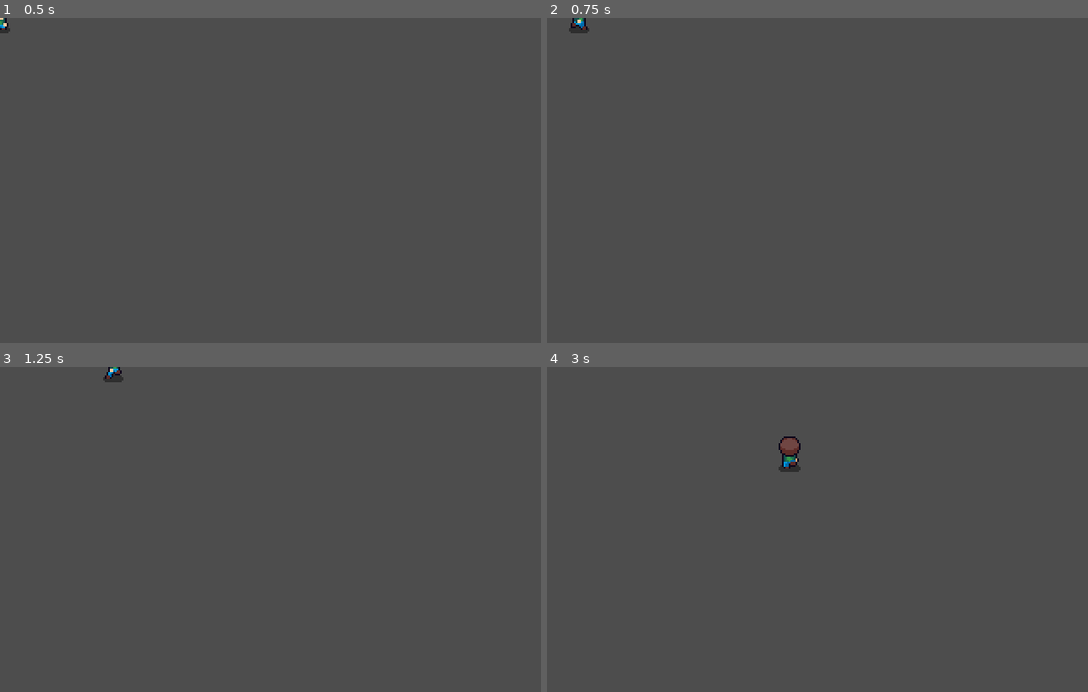
Above: before the commit, frames 1-4 (two rows, left to right).
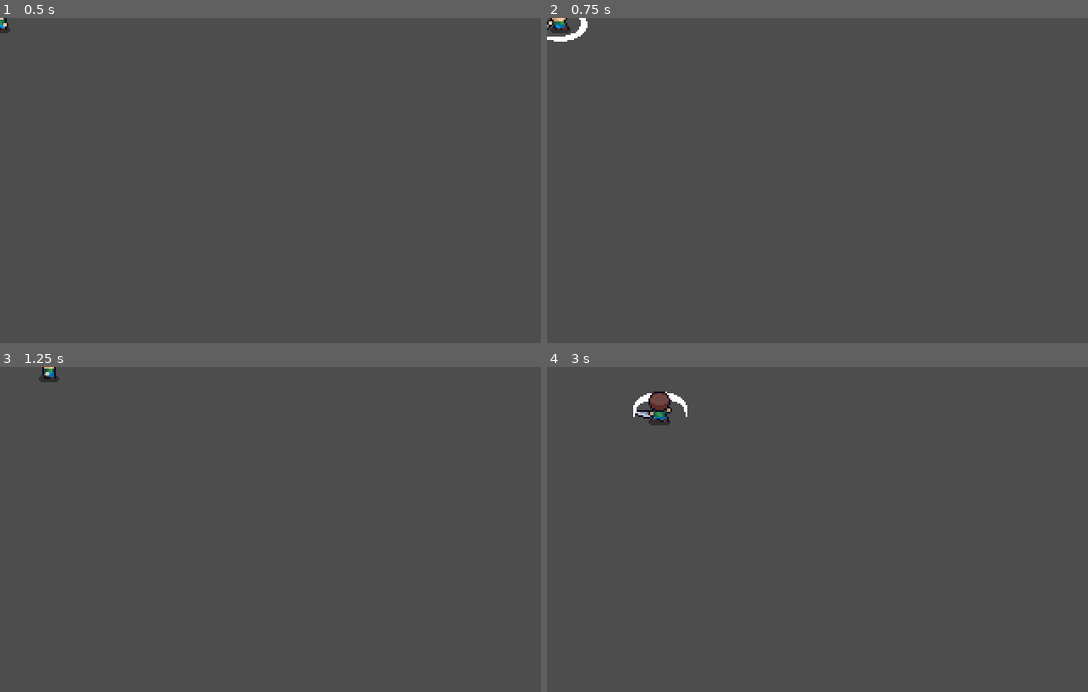
Above: after the commit, the same moments.

Repository: VictorPrazeres/swordFantasy
Game: Godot game, scene res://player/player.tscn
The game is run twice, just before and just after one commit, with the same random seed, the same clock (stepped at 60 frames per second) and the same inputs. The project has no main scene, so this scene is started directly.
Inputs (mouse positions are in pixels of both pictures, inside the frame that each line leads up to):
- Up to frame 1 (0.5 s): no input
- Up to frame 2 (0.75 s): tap Enter at 0.5 s; move the mouse to (936, 164) at 0.52 s; hold D (move_right) from 0.53 s (still down); click (936, 164) at 0.6 s
- Up to frame 3 (1.25 s): keep holding D (move_right)
- Up to frame 4 (3 s): move the mouse to (709, 545) at 1.27 s; release D (move_right) at 1.28 s; hold S (move_down) 1.28-2.03 s; click (709, 545) at 1.35 s; move the mouse to (871, 458) at 2.02 s; hold D (move_right) 2.03-2.78 s; click (871, 458) at 2.1 s; move the mouse to (790, 594) at 2.77 s; hold W (move_up) from 2.78 s (still down); click (790, 594) at 2.85 s

Frame 1 is identical in both runs. In frame 2, 0.4% of the frame differs, in the area x 0-8%, y 0-8%; in frame 3, 0.3%; in frame 4, 1.0%, in the area x 15-47%, y 7-33%.

Commit message:
feat(player): add sword attack action
Configure input bindings and combat logic to allow the player to perform
a sword attack action.

Diff:
--- a/player/player.gd
+++ b/player/player.gd
@@ -2,7 +2,9 @@
 
 @export var _movement_velocity: float = 128.0
 @export var _player_animator: AnimationPlayer
+@export var _action_timer: Timer
 
+var _can_attack: bool = true
 var _animation_suffix: String = "_down"
 
 func _physics_process(_delta: float) -> void:
@@ -14,6 +16,7 @@
 	move_and_slide()
 
 	_animation_suffix = _character_suffix()
+	_attack()
 	_animate()
 
 
@@ -36,8 +39,23 @@
 	return _animation_suffix
 
 
-func _animate():
+func _attack() -> void:
+	if Input.is_action_just_pressed("attack") and _can_attack:
+		_player_animator.play("attack" + _animation_suffix)
+		_action_timer.start(0.4)
+		_can_attack = false
+		set_physics_process(false)
+
+
+func _animate() -> void:
+	if _can_attack == false:
+		return
 	if velocity:
 		_player_animator.play("walking" + _animation_suffix)
 		return
 	_player_animator.play("idle" + _animation_suffix)
+
+
+func _on_action_timer_timeout() -> void:
+	set_physics_process(true)
+	_can_attack = true
--- a/player/player.tscn
+++ b/player/player.tscn
@@ -594,9 +594,273 @@
 "values": [false]
 }
 
+[sub_resource type="Animation" id="Animation_fei1w"]
+resource_name = "attack_down"
+length = 0.4
+step = 0.1
+tracks/0/type = "value"
+tracks/0/imported = false
+tracks/0/enabled = true
+tracks/0/path = NodePath("Texture:hframes")
+tracks/0/interp = 1
+tracks/0/loop_wrap = true
+tracks/0/keys = {
+"times": PackedFloat32Array(0),
+"transitions": PackedFloat32Array(1),
+"update": 1,
+"values": [6]
+}
+tracks/1/type = "value"
+tracks/1/imported = false
+tracks/1/enabled = true
+tracks/1/path = NodePath("Texture:vframes")
+tracks/1/interp = 1
+tracks/1/loop_wrap = true
+tracks/1/keys = {
+"times": PackedFloat32Array(0),
+"transitions": PackedFloat32Array(1),
+"update": 1,
+"values": [10]
+}
+tracks/2/type = "value"
+tracks/2/imported = false
+tracks/2/enabled = true
+tracks/2/path = NodePath("Texture:texture")
+tracks/2/interp = 1
+tracks/2/loop_wrap = true
+tracks/2/keys = {
+"times": PackedFloat32Array(0),
+"transitions": PackedFloat32Array(1),
+"update": 1,
+"values": [ExtResource("2_4umdh")]
+}
+tracks/3/type = "value"
+tracks/3/imported = false
+tracks/3/enabled = true
+tracks/3/path = NodePath("Texture:frame")
+tracks/3/interp = 1
+tracks/3/loop_wrap = true
+tracks/3/keys = {
+"times": PackedFloat32Array(0, 0.1, 0.2, 0.3),
+"transitions": PackedFloat32Array(1, 1, 1, 1),
+"update": 1,
+"values": [36, 37, 38, 39]
+}
+tracks/4/type = "value"
+tracks/4/imported = false
+tracks/4/enabled = true
+tracks/4/path = NodePath("Texture:flip_h")
+tracks/4/interp = 1
+tracks/4/loop_wrap = true
+tracks/4/keys = {
+"times": PackedFloat32Array(0),
+"transitions": PackedFloat32Array(1),
+"update": 1,
+"values": [false]
+}
+
+[sub_resource type="Animation" id="Animation_7c3ho"]
+resource_name = "attack_right"
+length = 0.4
+step = 0.1
+tracks/0/type = "value"
+tracks/0/imported = false
+tracks/0/enabled = true
+tracks/0/path = NodePath("Texture:hframes")
+tracks/0/interp = 1
+tracks/0/loop_wrap = true
+tracks/0/keys = {
+"times": PackedFloat32Array(0),
+"transitions": PackedFloat32Array(1),
+"update": 1,
+"values": [6]
+}
+tracks/1/type = "value"
+tracks/1/imported = false
+tracks/1/enabled = true
+tracks/1/path = NodePath("Texture:vframes")
+tracks/1/interp = 1
+tracks/1/loop_wrap = true
+tracks/1/keys = {
+"times": PackedFloat32Array(0),
+"transitions": PackedFloat32Array(1),
+"update": 1,
+"values": [10]
+}
+tracks/2/type = "value"
+tracks/2/imported = false
+tracks/2/enabled = true
+tracks/2/path = NodePath("Texture:texture")
+tracks/2/interp = 1
+tracks/2/loop_wrap = true
+tracks/2/keys = {
+"times": PackedFloat32Array(0),
+"transitions": PackedFloat32Array(1),
+"update": 1,
+"values": [ExtResource("2_4umdh")]
+}
+tracks/3/type = "value"
+tracks/3/imported = false
+tracks/3/enabled = true
+tracks/3/path = NodePath("Texture:frame")
+tracks/3/interp = 1
+tracks/3/loop_wrap = true
+tracks/3/keys = {
+"times": PackedFloat32Array(0, 0.1, 0.2, 0.3),
+"transitions": PackedFloat32Array(1, 1, 1, 1),
+"update": 1,
+"values": [42, 43, 44, 45]
+}
+tracks/4/type = "value"
+tracks/4/imported = false
+tracks/4/enabled = true
+tracks/4/path = NodePath("Texture:flip_h")
+tracks/4/interp = 1
+tracks/4/loop_wrap = true
+tracks/4/keys = {
+"times": PackedFloat32Array(0),
+"transitions": PackedFloat32Array(1),
+"update": 1,
+"values": [false]
+}
+
+[sub_resource type="Animation" id="Animation_g0hiu"]
+resource_name = "attack_left"
+length = 0.4
+step = 0.1
+tracks/0/type = "value"
+tracks/0/imported = false
+tracks/0/enabled = true
+tracks/0/path = NodePath("Texture:hframes")
+tracks/0/interp = 1
+tracks/0/loop_wrap = true
+tracks/0/keys = {
+"times": PackedFloat32Array(0),
+"transitions": PackedFloat32Array(1),
+"update": 1,
+"values": [6]
+}
+tracks/1/type = "value"
+tracks/1/imported = false
+tracks/1/enabled = true
+tracks/1/path = NodePath("Texture:vframes")
+tracks/1/interp = 1
+tracks/1/loop_wrap = true
+tracks/1/keys = {
+"times": PackedFloat32Array(0),
+"transitions": PackedFloat32Array(1),
+"update": 1,
+"values": [10]
+}
+tracks/2/type = "value"
+tracks/2/imported = false
+tracks/2/enabled = true
+tracks/2/path = NodePath("Texture:texture")
+tracks/2/interp = 1
+tracks/2/loop_wrap = true
+tracks/2/keys = {
+"times": PackedFloat32Array(0),
+"transitions": PackedFloat32Array(1),
+"update": 1,
+"values": [ExtResource("2_4umdh")]
+}
+tracks/3/type = "value"
+tracks/3/imported = false
+tracks/3/enabled = true
+tracks/3/path = NodePath("Texture:frame")
+tracks/3/interp = 1
+tracks/3/loop_wrap = true
+tracks/3/keys = {
+"times": PackedFloat32Array(0, 0.1, 0.2, 0.3),
+"transitions": PackedFloat32Array(1, 1, 1, 1),
+"update": 1,
+"values": [42, 43, 44, 45]
+}
+tracks/4/type = "value"
+tracks/4/imported = false
+tracks/4/enabled = true
+tracks/4/path = NodePath("Texture:flip_h")
+tracks/4/interp = 1
+tracks/4/loop_wrap = true
+tracks/4/keys = {
+"times": PackedFloat32Array(0),
+"transitions": PackedFloat32Array(1),
+"update": 1,
+"values": [true]
+}
+
+[sub_resource type="Animation" id="Animation_qfba6"]
+resource_name = "attack_up"
+length = 0.4
+step = 0.1
+tracks/0/type = "value"
+tracks/0/imported = false
+tracks/0/enabled = true
+tracks/0/path = NodePath("Texture:hframes")
+tracks/0/interp = 1
+tracks/0/loop_wrap = true
+tracks/0/keys = {
+"times": PackedFloat32Array(0),
+"transitions": PackedFloat32Array(1),
+"update": 1,
+"values": [6]
+}
+tracks/1/type = "value"
+tracks/1/imported = false
+tracks/1/enabled = true
+tracks/1/path = NodePath("Texture:vframes")
+tracks/1/interp = 1
+tracks/1/loop_wrap = true
+tracks/1/keys = {
+"times": PackedFloat32Array(0),
+"transitions": PackedFloat32Array(1),
+"update": 1,
+"values": [10]
+}
+tracks/2/type = "value"
+tracks/2/imported = false
+tracks/2/enabled = true
+tracks/2/path = NodePath("Texture:texture")
+tracks/2/interp = 1
+tracks/2/loop_wrap = true
+tracks/2/keys = {
+"times": PackedFloat32Array(0),
+"transitions": PackedFloat32Array(1),
+"update": 1,
+"values": [ExtResource("2_4umdh")]
+}
+tracks/3/type = "value"
+tracks/3/imported = false
+tracks/3/enabled = true
+tracks/3/path = NodePath("Texture:frame")
+tracks/3/interp = 1
+tracks/3/loop_wrap = true
+tracks/3/keys = {
+"times": PackedFloat32Array(0, 0.1, 0.2, 0.3),
+"transitions": PackedFloat32Array(1, 1, 1, 1),
+"update": 1,
+"values": [48, 49, 50, 51]
+}
+tracks/4/type = "value"
+tracks/4/imported = false
+tracks/4/enabled = true
+tracks/4/path = NodePath("Texture:flip_h")
+tracks/4/interp = 1
+tracks/4/loop_wrap = true
+tracks/4/keys = {
+"times": PackedFloat32Array(0),
+"transitions": PackedFloat32Array(1),
+"update": 1,
+"values": [false]
+}
+
 [sub_resource type="AnimationLibrary" id="AnimationLibrary_28hla"]
 _data = {
 "RESET": SubResource("Animation_sj5p2"),
+"attack_down": SubResource("Animation_fei1w"),
+"attack_left": SubResource("Animation_g0hiu"),
+"attack_right": SubResource("Animation_7c3ho"),
+"attack_up": SubResource("Animation_qfba6"),
 "idle_down": SubResource("Animation_tbw8v"),
 "idle_left": SubResource("Animation_7siql"),
 "idle_right": SubResource("Animation_b8oc8"),
@@ -607,10 +871,11 @@
 "walking_up": SubResource("Animation_ejhfy")
 }
 
-[node name="Player" type="CharacterBody2D" node_paths=PackedStringArray("_player_animator")]
+[node name="Player" type="CharacterBody2D" node_paths=PackedStringArray("_player_animator", "_action_timer")]
 script = ExtResource("1_8y3v2")
 _movement_velocity = 96.0
 _player_animator = NodePath("PlayerAnimator")
+_action_timer = NodePath("ActionTimer")
 
 [node name="Texture" type="Sprite2D" parent="."]
 texture = ExtResource("2_4umdh")
@@ -621,3 +886,8 @@
 libraries = {
 "": SubResource("AnimationLibrary_28hla")
 }
+
+[node name="ActionTimer" type="Timer" parent="."]
+one_shot = true
+
+[connection signal="timeout" from="ActionTimer" to="." method="_on_action_timer_timeout"]
Not shown: 1 places in player/player.tscn that only renumber resources
